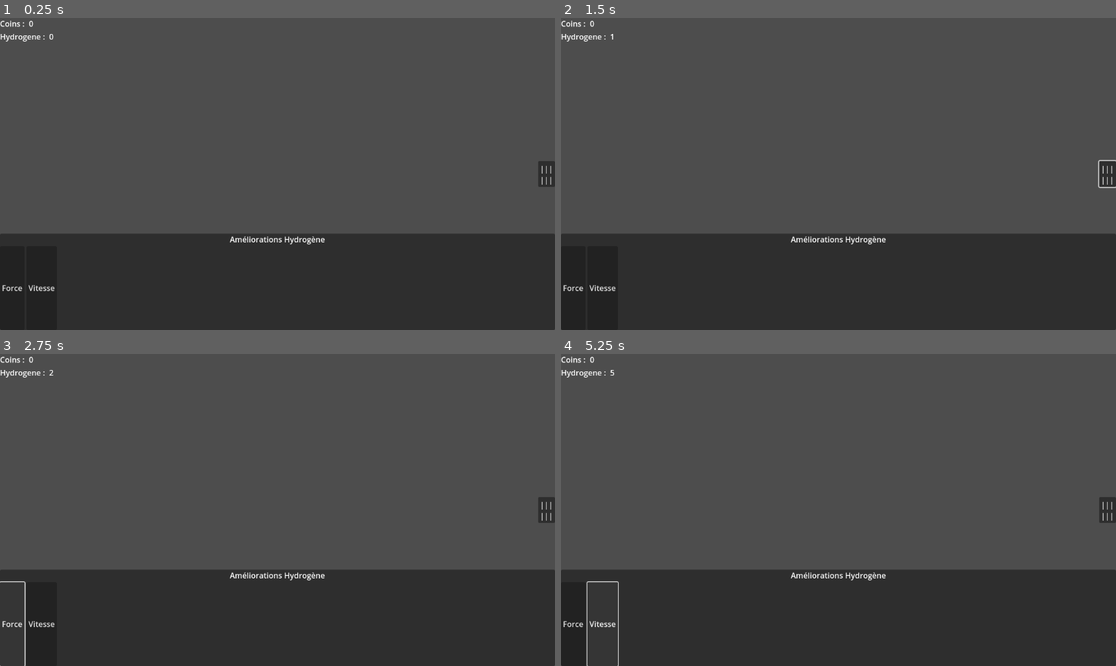
Above: before the commit, frames 1-4 (two rows, left to right).
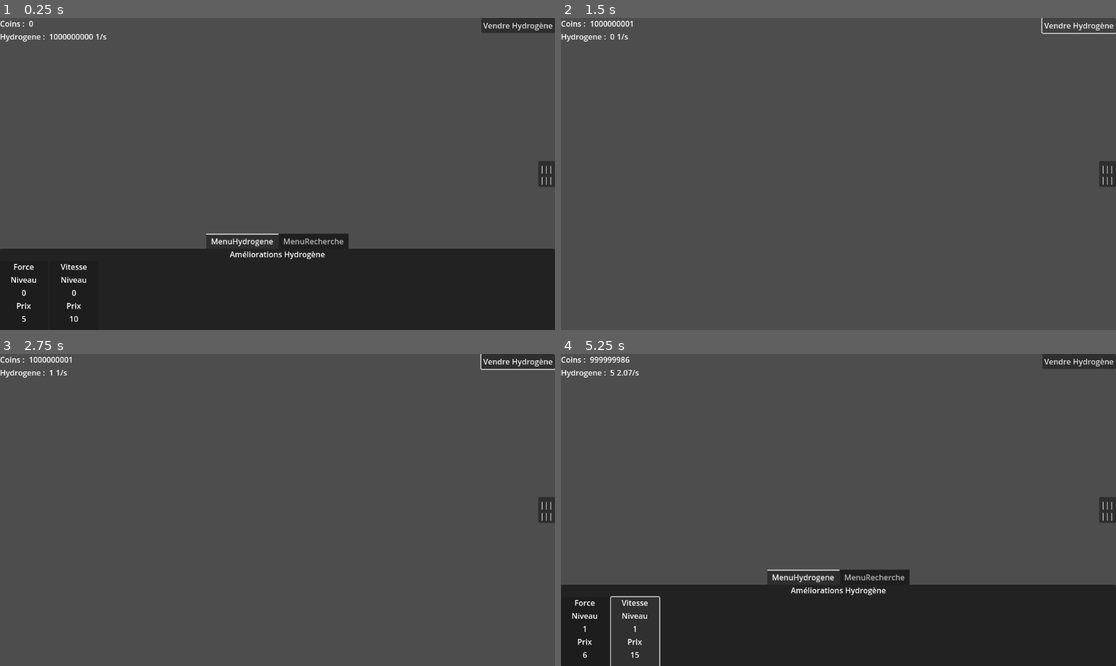
Above: after the commit, the same moments.

Repository: loquils/ASE
Game: Godot game, scene res://Game.tscn
Same seed, same stepped clock (60 frames per second), same inputs: the game is played once before the commit and once after it.
Inputs (mouse positions are in pixels of both pictures, inside the frame that each line leads up to; where the layout moved, square brackets give the same spot in the first picture):
- Up to frame 1 (0.25 s): no input
- Up to frame 2 (1.5 s): click "||| |||" at 0.5 s; click (1077, 24) at 1.25 s, where only the run after the commit has a clickable "Vendre Hydrogène"
- Up to frame 3 (2.75 s): click (11, 625) at 2 s, where only the run before the commit has a clickable "Force"
- Up to frame 4 (5.25 s): click (605, 625) at 2.75 s, where only the run before the commit has a clickable "Vitesse"; click "||| |||" at 3.5 s; click (583, 634) [572, 625] at 4.25 s; click (633, 634) [605, 625] at 5 s

The runs differ from the first frame. In frame 1, 5.1% of the frame differs, in the area x 0-100%, y 0-98%; in frame 2, 31%, in the area x 0-100%, y 0-100%; in frame 3, 30%; in frame 4, 5.3%.
Error before the commit: Invalid access to property or key 'visible' on a base object of type 'null instance'. (res://Game.gd:20)

Commit message:
Hydrogene + Amélioration
Implémentation de l'hydrogène, avec l'achat de la force et de la vitesse
Définition des calculs de rendement et d'achat.
Début Menu global pour avoir les recherches

Diff:
--- a/Game/Game.gd
+++ b/Game/Game.gd
@@ -1,27 +1,75 @@
 extends Control
 
 var Coins
-var QuantiteesAtomes = {"hydrogene" : 0}
+var QuantiteesAtomes = {"Hydrogene" : 1000000000}
+
+#Hydrogene
 var NiveauHydrogene
-var CoefficientsHydrogene
-var PrixHydrogene
+var CoefficientsRapportHydrogene
+var CoefficientsAchatHydrogene
+var PrixBaseAmelioHydrogene
+var PrixVenteHydrogene
+
+var ApportHydrogene
+
+var AugmentationHydroForce
+var AugmentationHydroVitesse
 
 func _ready():
 	Coins = 0
+	PrixVenteHydrogene = 1
 	NiveauHydrogene = {"Force" : 0, "Vitesse" : 0}
-	CoefficientsHydrogene = {"Force" : 0.15, "Vitesse" : 0.10}
-	PrixHydrogene = {"Force" : [0,10,100,1000,10000], "Vitesse" : [0,10,100,1000,10000]}
+
+	ApportHydrogene = 1
+
+	CoefficientsRapportHydrogene = {"Force" : 1.07, "Vitesse" : 1.10}
+	CoefficientsAchatHydrogene = {"Force" : 1.2, "Vitesse" : 1.5}
+
+	PrixBaseAmelioHydrogene = {"Force" : 5, "Vitesse" : 10}
+
+	AugmentationHydroForce =  CoefficientsRapportHydrogene["Force"] * NiveauHydrogene["Force"]
+	AugmentationHydroVitesse = CoefficientsRapportHydrogene["Vitesse"] * NiveauHydrogene["Vitesse"]
 
 func _process(_delta):
 	$ParticulesContainer/HBoxContainer/Coins.text = str(Coins)
-	$ParticulesContainer/HBoxContainer2/Hydrogene.text = str(QuantiteesAtomes["hydrogene"])
+	$ParticulesContainer/HBoxContainer2/Hydrogene.text = str(QuantiteesAtomes["Hydrogene"])
+
+	$ParticulesContainer/HBoxContainer2/HydrogeneParSec.text = str(ApportHydrogene * (1 + AugmentationHydroForce + AugmentationHydroVitesse)) + "/s"
+
+	#Maj button amelio force
+	$MenuAllGame/MenuHydrogene/Panel/HBoxContainer/AmelioForce/VBoxContainer/Niveau.text = str(NiveauHydrogene["Force"])
+	var prix = round(PrixBaseAmelioHydrogene["Force"] * pow(CoefficientsAchatHydrogene["Force"], NiveauHydrogene["Force"]))
+	$MenuAllGame/MenuHydrogene/Panel/HBoxContainer/AmelioForce/VBoxContainer/Prix.text = str(prix)
+	#Maj button amelio vitesse
+	$MenuAllGame/MenuHydrogene/Panel/HBoxContainer/AmelioVitesse/VBoxContainer/Niveau.text = str(NiveauHydrogene["Vitesse"])
+	var prixv = round(PrixBaseAmelioHydrogene["Vitesse"] * pow(CoefficientsAchatHydrogene["Vitesse"], NiveauHydrogene["Vitesse"]))
+	$MenuAllGame/MenuHydrogene/Panel/HBoxContainer/AmelioVitesse/VBoxContainer/Prix.text = str(prixv)
+
 
 func _on_bouton_menu_pressed():
-	$MenuAugmentation.visible = !$MenuAugmentation.visible
+	$MenuAllGame.visible = !$MenuAllGame.visible
+
 
 func _on_main_timer_timeout():
-	QuantiteesAtomes["hydrogene"] += 1 + (NiveauHydrogene["Force"] * CoefficientsHydrogene["Force"]) + (NiveauHydrogene["Vitesse"] * CoefficientsHydrogene["Vitesse"])
+	AugmentationHydroForce = CoefficientsRapportHydrogene["Force"] * NiveauHydrogene["Force"]
+	AugmentationHydroVitesse = CoefficientsRapportHydrogene["Vitesse"] * NiveauHydrogene["Vitesse"]
+	QuantiteesAtomes["Hydrogene"] += round(ApportHydrogene * (1 + AugmentationHydroForce + AugmentationHydroVitesse))
 
 
 func _on_amelio_force_pressed():
-	pass # Replace with function body.
+	var prix = round(PrixBaseAmelioHydrogene["Force"] * pow(CoefficientsAchatHydrogene["Force"], NiveauHydrogene["Force"]))
+	if Coins >= prix:
+		Coins -= prix
+		NiveauHydrogene["Force"] += 1
+
+
+func _on_amelio_vitesse_pressed():
+	var prix = round(PrixBaseAmelioHydrogene["Vitesse"] * pow(CoefficientsAchatHydrogene["Vitesse"], NiveauHydrogene["Vitesse"]))
+	if Coins >= prix:
+		Coins -= prix
+		NiveauHydrogene["Vitesse"] += 1
+
+
+func _on_button_vendre_pressed():
+	Coins += round(PrixVenteHydrogene * QuantiteesAtomes["Hydrogene"])
+	QuantiteesAtomes["Hydrogene"] = 0
--- a/Game/Game.tscn
+++ b/Game/Game.tscn
@@ -13,6 +13,16 @@
 
 [node name="MainTimer" type="Timer" parent="."]
 autostart = true
+
+[node name="ButtonVendre" type="Button" parent="."]
+layout_mode = 1
+anchors_preset = 1
+anchor_left = 1.0
+anchor_right = 1.0
+offset_left = -153.0
+offset_bottom = 31.0
+grow_horizontal = 0
+text = "Vendre Hydrogène"
 
 [node name="BoutonMenu" type="Button" parent="."]
 layout_mode = 1
@@ -56,7 +66,10 @@
 layout_mode = 2
 text = "0"
 
-[node name="MenuHydrogene" type="Control" parent="."]
+[node name="HydrogeneParSec" type="Label" parent="ParticulesContainer/HBoxContainer2"]
+layout_mode = 2
+
+[node name="MenuAllGame" type="TabContainer" parent="."]
 layout_mode = 1
 anchors_preset = 12
 anchor_top = 1.0
@@ -65,8 +78,12 @@
 offset_top = -200.0
 grow_horizontal = 2
 grow_vertical = 0
+tab_alignment = 1
 
-[node name="Panel" type="Panel" parent="MenuHydrogene"]
+[node name="MenuHydrogene" type="Control" parent="MenuAllGame"]
+layout_mode = 2
+
+[node name="Panel" type="Panel" parent="MenuAllGame/MenuHydrogene"]
 layout_mode = 1
 anchors_preset = 15
 anchor_right = 1.0
@@ -74,7 +91,7 @@
 grow_horizontal = 2
 grow_vertical = 2
 
-[node name="Label" type="Label" parent="MenuHydrogene/Panel"]
+[node name="Label" type="Label" parent="MenuAllGame/MenuHydrogene/Panel"]
 layout_mode = 1
 anchors_preset = 10
 anchor_right = 1.0
@@ -83,25 +100,100 @@
 text = "Améliorations Hydrogène"
 horizontal_alignment = 1
 
-[node name="HBoxContainer" type="HBoxContainer" parent="MenuHydrogene/Panel"]
+[node name="HBoxContainer" type="HBoxContainer" parent="MenuAllGame/MenuHydrogene/Panel"]
 layout_mode = 1
 anchors_preset = 12
 anchor_top = 1.0
 anchor_right = 1.0
 anchor_bottom = 1.0
-offset_top = -174.0
+offset_top = -143.0
+offset_bottom = 7.0
 grow_horizontal = 2
 grow_vertical = 0
 
-[node name="AmelioForce" type="Button" parent="MenuHydrogene/Panel/HBoxContainer"]
+[node name="AmelioForce" type="Button" parent="MenuAllGame/MenuHydrogene/Panel/HBoxContainer"]
+custom_minimum_size = Vector2(100, 0)
 layout_mode = 2
+
+[node name="VBoxContainer" type="VBoxContainer" parent="MenuAllGame/MenuHydrogene/Panel/HBoxContainer/AmelioForce"]
+layout_mode = 1
+anchors_preset = 15
+anchor_right = 1.0
+anchor_bottom = 1.0
+grow_horizontal = 2
+grow_vertical = 2
+
+[node name="ForceLabel" type="Label" parent="MenuAllGame/MenuHydrogene/Panel/HBoxContainer/AmelioForce/VBoxContainer"]
+layout_mode = 2
+size_flags_vertical = 0
 text = "Force"
+horizontal_alignment = 1
 
-[node name="AmelioVitesse" type="Button" parent="MenuHydrogene/Panel/HBoxContainer"]
+[node name="NiveauLabel" type="Label" parent="MenuAllGame/MenuHydrogene/Panel/HBoxContainer/AmelioForce/VBoxContainer"]
 layout_mode = 2
+text = "Niveau"
+horizontal_alignment = 1
+
+[node name="Niveau" type="Label" parent="MenuAllGame/MenuHydrogene/Panel/HBoxContainer/AmelioForce/VBoxContainer"]
+layout_mode = 2
+text = "0"
+horizontal_alignment = 1
+
+[node name="PrixLabel" type="Label" parent="MenuAllGame/MenuHydrogene/Panel/HBoxContainer/AmelioForce/VBoxContainer"]
+layout_mode = 2
+text = "Prix"
+horizontal_alignment = 1
+
+[node name="Prix" type="Label" parent="MenuAllGame/MenuHydrogene/Panel/HBoxContainer/AmelioForce/VBoxContainer"]
+layout_mode = 2
+text = "0"
+horizontal_alignment = 1
+
+[node name="AmelioVitesse" type="Button" parent="MenuAllGame/MenuHydrogene/Panel/HBoxContainer"]
+custom_minimum_size = Vector2(100, 0)
+layout_mode = 2
+
+[node name="VBoxContainer" type="VBoxContainer" parent="MenuAllGame/MenuHydrogene/Panel/HBoxContainer/AmelioVitesse"]
+layout_mode = 1
+anchors_preset = 15
+anchor_right = 1.0
+anchor_bottom = 1.0
+grow_horizontal = 2
+grow_vertical = 2
+
+[node name="VitesseLabel" type="Label" parent="MenuAllGame/MenuHydrogene/Panel/HBoxContainer/AmelioVitesse/VBoxContainer"]
+layout_mode = 2
+size_flags_vertical = 0
 text = "Vitesse"
+horizontal_alignment = 1
+
+[node name="NiveauLabel" type="Label" parent="MenuAllGame/MenuHydrogene/Panel/HBoxContainer/AmelioVitesse/VBoxContainer"]
+layout_mode = 2
+text = "Niveau"
+horizontal_alignment = 1
+
+[node name="Niveau" type="Label" parent="MenuAllGame/MenuHydrogene/Panel/HBoxContainer/AmelioVitesse/VBoxContainer"]
+layout_mode = 2
+text = "0"
+horizontal_alignment = 1
+
+[node name="PrixLabel" type="Label" parent="MenuAllGame/MenuHydrogene/Panel/HBoxContainer/AmelioVitesse/VBoxContainer"]
+layout_mode = 2
+text = "Prix"
+horizontal_alignment = 1
+
+[node name="Prix" type="Label" parent="MenuAllGame/MenuHydrogene/Panel/HBoxContainer/AmelioVitesse/VBoxContainer"]
+layout_mode = 2
+text = "0"
+horizontal_alignment = 1
+
+[node name="MenuRecherche" type="Control" parent="MenuAllGame"]
+visible = false
+layout_mode = 2
 
 [connection signal="timeout" from="MainTimer" to="." method="_on_main_timer_timeout"]
+[connection signal="pressed" from="ButtonVendre" to="." method="_on_button_vendre_pressed"]
 [connection signal="pressed" from="BoutonMenu" to="." method="_on_bouton_menu_pressed"]
 [connection signal="toggled" from="BoutonMenu" to="." method="_on_bouton_menu_toggled"]
-[connection signal="pressed" from="MenuHydrogene/Panel/HBoxContainer/AmelioForce" to="." method="_on_amelio_force_pressed"]
+[connection signal="pressed" from="MenuAllGame/MenuHydrogene/Panel/HBoxContainer/AmelioForce" to="." method="_on_amelio_force_pressed"]
+[connection signal="pressed" from="MenuAllGame/MenuHydrogene/Panel/HBoxContainer/AmelioVitesse" to="." method="_on_amelio_vitesse_pressed"]
